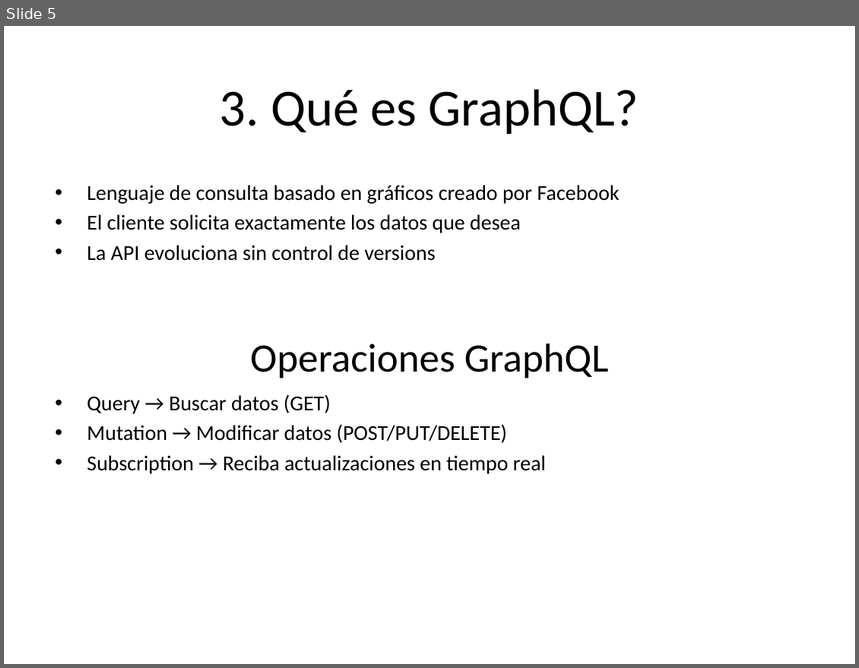
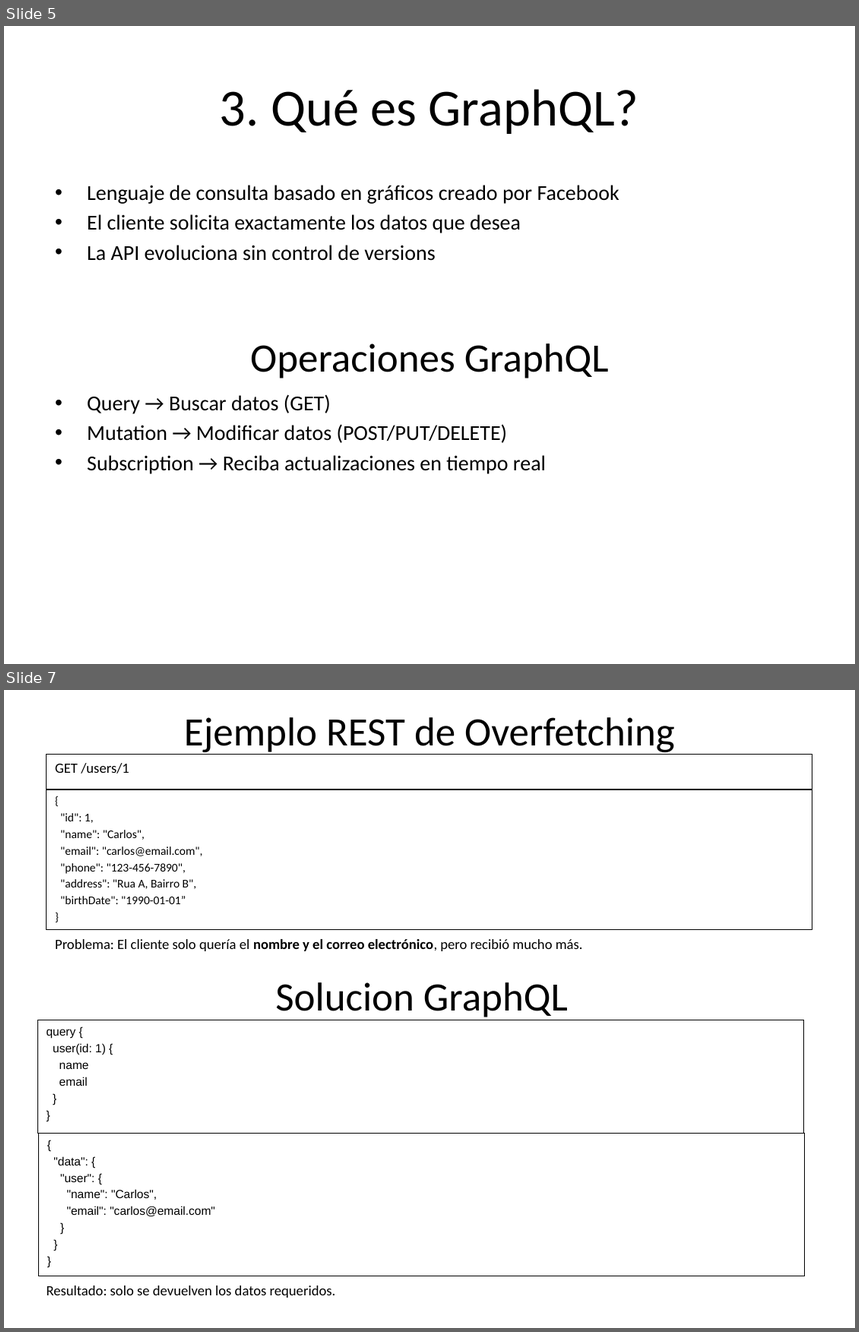
Before and after one commit to pedrobvferreira/graphql, a slide deck: presentation_es.pptx. Shown one above the other, each under a label of ours: slide 5 before the commit, slides 5 and 7 after it; the slides between them are not shown. The pictures are 859x668 and 859x1332 pixels, drawn with LibreOffice and Linux fonts; fonts in the diff are those of the drawing. Boxes give left, top, right and bottom in pixels: in the first picture for what was removed or moved away, otherwise in the second. Text is boxed around its words. In the diff, an @@ line names an element or a change of style, - is before the commit and + after.

```diff
--- a/presentation_es.pptx
+++ b/presentation_es.pptx
@@ slide 7 added at [4,690,855,1328], background #FFFFFF @@
@@ text added at [184,717,675,755], 34.1 pt, text #000000 @@
+Ejemplo REST de Overfetching
@@ rectangle added at [47,755,813,790], outline #000000 0.75 pt, 12 pt, text #000000 @@
+GET /users/1
@@ rectangle added at [47,790,813,930], outline #000000 0.75 pt, 10 pt, text #000000 @@
+{
+"id": 1,
+"name": "Carlos",
+"email": "carlos@email.com",
+"phone": "123-456-7890",
+"address": "Rua A, Bairro B",
+"birthDate": "1990-01-01”
+}
@@ text added at [55,939,583,951], 12 pt, text #000000 @@
+Problema: El cliente solo quería el nombre y el correo electrónico, pero recibió mucho más.
@@ text added at [275,983,568,1021], 34.1 pt, text #000000 @@
+Solucion GraphQL
@@ rectangle added at [38,1021,804,1134], fill #FFFFFF, outline #000000 0.75 pt, 10 pt, text #000000 @@
+query {
+user(id: 1) {
+name
+email
+}
+}
@@ rectangle added at [39,1134,805,1277], outline #000000 0.75 pt, 10 pt, text #000000 @@
+{
+"data": {
+"user": {
+"name": "Carlos",
+"email": "carlos@email.com"
+}
+}
+}
@@ text added at [47,1286,336,1298], 12 pt, text #000000 @@
+Resultado: solo se devuelven los datos requeridos.
```
Also in this commit, not shown: 7 slides changed, 1 other slide added, 1 other file.
